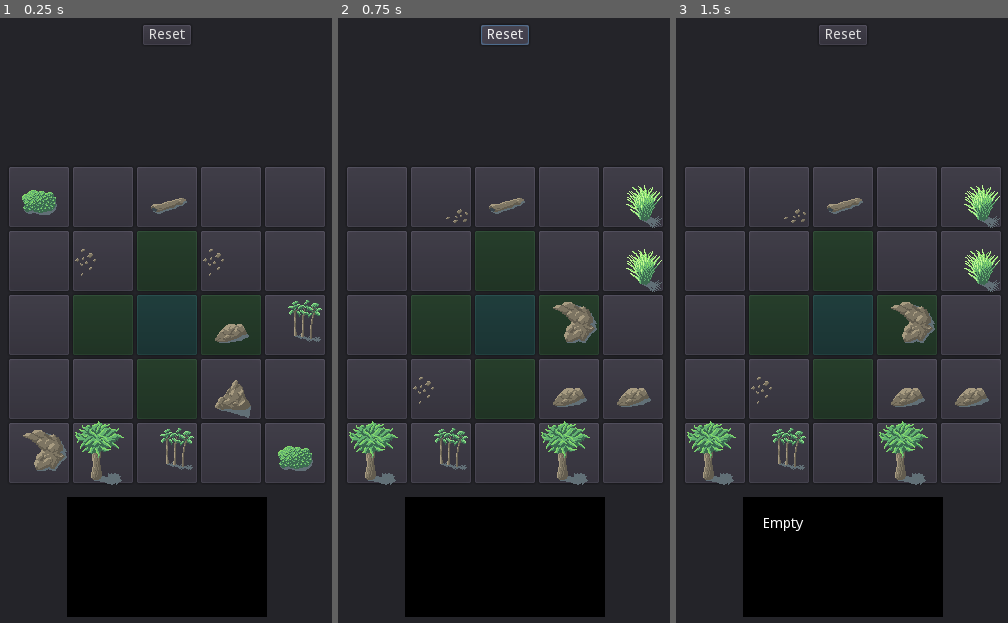
Above: before the commit, frames 1-3 (left to right).
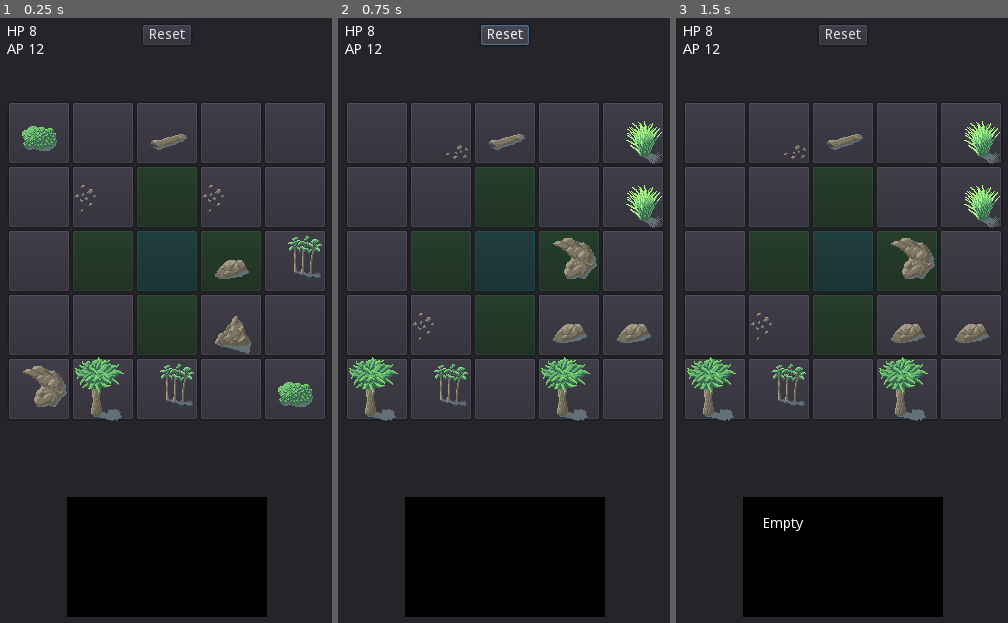
Above: after the commit, the same moments.

Repository: jerrymander/crafting-rpg-tactics
Game: Godot game, scene res://Base.tscn
The game is run twice, just before and just after one commit, with the same random seed, the same clock (stepped at 60 frames per second) and the same inputs.
Inputs (mouse positions are in pixels of both pictures, inside the frame that each line leads up to):
- Up to frame 1 (0.25 s): no input
- Up to frame 2 (0.75 s): click "Reset" at 0.5 s
- Up to frame 3 (1.5 s): click (715, 199) at 1.27 s

The runs differ from the first frame. In frame 1, 26% of the frame differs, in the area x 2-98%, y 1-78%; in frame 2, 26%; in frame 3, 26%.

Commit message:
player hp/ap display

Diff:
--- a/implement/Base.gd
+++ b/implement/Base.gd
@@ -33,6 +33,10 @@
 
 	player = preload("res://Player.gd").new()
 	player.name = "Player"
+	$Stats/HP.setup("HP", funcref(player, "hp_get"))
+	$Stats/AP.setup("AP", funcref(player, "ap_get"))
+	$Stats/HP.update()
+	$Stats/AP.update()
 	slots[2][2].get_node("Entities").add_child(player)
 	slots[2][2].get_parent().update_sprite()
 
--- a/implement/Base.tscn
+++ b/implement/Base.tscn
@@ -1,8 +1,9 @@
-[gd_scene load_steps=2 format=2]
+[gd_scene load_steps=3 format=2]
 
 [ext_resource path="res://Base.gd" type="Script" id=1]
+[ext_resource path="res://UI/BarStat.tscn" type="PackedScene" id=2]
 
-[node name="Base" type="Panel"]
+[node name="Base" type="Panel" index="0"]
 
 anchor_left = 0.0
 anchor_top = 0.0
@@ -16,12 +17,41 @@
 size_flags_vertical = 1
 script = ExtResource( 1 )
 
-[node name="Grid" type="Control" parent="." index="0"]
+[node name="Stats" type="VBoxContainer" parent="." index="0"]
+
+anchor_left = 0.0
+anchor_top = 0.0
+anchor_right = 0.0
+anchor_bottom = 0.0
+margin_left = 20.0
+margin_top = 20.0
+margin_right = 40.0
+margin_bottom = 40.0
+rect_pivot_offset = Vector2( 0, 0 )
+rect_clip_content = false
+mouse_filter = 1
+mouse_default_cursor_shape = 0
+size_flags_horizontal = 1
+size_flags_vertical = 1
+alignment = 0
+_sections_unfolded = [ "Margin", "Rect" ]
+
+[node name="HP" parent="Stats" index="0" instance=ExtResource( 2 )]
+
+margin_right = 84.0
+
+[node name="AP" parent="Stats" index="1" instance=ExtResource( 2 )]
+
+margin_top = 18.0
+margin_right = 84.0
+margin_bottom = 32.0
+
+[node name="Grid" type="Control" parent="." index="1"]
 
 anchor_left = 0.5
-anchor_top = 0.5
+anchor_top = 0.4
 anchor_right = 0.5
-anchor_bottom = 0.5
+anchor_bottom = 0.4
 margin_left = -160.0
 margin_top = -160.0
 margin_right = 160.0
@@ -34,7 +64,7 @@
 size_flags_vertical = 1
 _sections_unfolded = [ "Anchor", "Margin" ]
 
-[node name="Info" type="Panel" parent="." index="1"]
+[node name="Info" type="Panel" parent="." index="2"]
 
 self_modulate = Color( 0, 0, 0, 1 )
 anchor_left = 0.5
@@ -82,7 +112,7 @@
 override_selected_font_color = false
 _sections_unfolded = [ "Anchor", "BBCode", "Margin" ]
 
-[node name="Reset" type="Button" parent="." index="2"]
+[node name="Reset" type="Button" parent="." index="3"]
 
 anchor_left = 0.5
 anchor_top = 0.0
--- a/implement/Player.gd
+++ b/implement/Player.gd
@@ -1,4 +1,13 @@
 extends Node
+
+var hp = 8
+var ap = 12
 
 func description():
 	return "You!"
+
+func hp_get():
+	return hp
+
+func ap_get():
+	return ap
--- /dev/null
+++ b/implement/UI/BarStat.gd
@@ -0,0 +1,16 @@
+extends HBoxContainer
+
+var value_get_function
+
+func _ready():
+	# Called every time the node is added to the scene.
+	# Initialization here
+	pass
+
+func setup(label, value_get_function):
+	$Label.text = label;
+	self.value_get_function = value_get_function
+
+func update():
+	# switch to bars display eventually
+	$Value.text = str(value_get_function.call_func())
--- /dev/null
+++ b/implement/UI/BarStat.tscn
@@ -0,0 +1,60 @@
+[gd_scene load_steps=2 format=2]
+
+[ext_resource path="res://UI/BarStat.gd" type="Script" id=1]
+
+[node name="BarStat" type="HBoxContainer"]
+
+anchor_left = 0.0
+anchor_top = 0.0
+anchor_right = 0.0
+anchor_bottom = 0.0
+margin_right = 38.0
+margin_bottom = 14.0
+rect_pivot_offset = Vector2( 0, 0 )
+rect_clip_content = false
+mouse_filter = 1
+mouse_default_cursor_shape = 0
+size_flags_horizontal = 1
+size_flags_vertical = 1
+alignment = 0
+script = ExtResource( 1 )
+
+[node name="Label" type="Label" parent="." index="0"]
+
+anchor_left = 0.0
+anchor_top = 0.0
+anchor_right = 0.0
+anchor_bottom = 0.0
+margin_right = 45.0
+margin_bottom = 14.0
+rect_pivot_offset = Vector2( 0, 0 )
+rect_clip_content = false
+mouse_filter = 2
+mouse_default_cursor_shape = 0
+size_flags_horizontal = 1
+size_flags_vertical = 4
+text = "BarStat"
+percent_visible = 1.0
+lines_skipped = 0
+max_lines_visible = -1
+_sections_unfolded = [ "custom_styles" ]
+
+[node name="Value" type="Label" parent="." index="1"]
+
+anchor_left = 0.0
+anchor_top = 0.0
+anchor_right = 0.0
+anchor_bottom = 0.0
+margin_left = 49.0
+margin_right = 84.0
+margin_bottom = 14.0
+rect_pivot_offset = Vector2( 0, 0 )
+rect_clip_content = false
+mouse_filter = 2
+mouse_default_cursor_shape = 0
+size_flags_horizontal = 1
+size_flags_vertical = 4
+text = "Value"
+percent_visible = 1.0
+lines_skipped = 0
+max_lines_visible = -1
